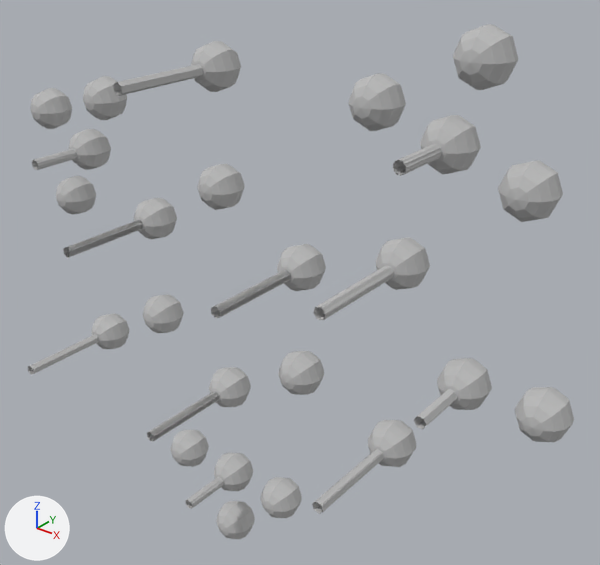
An edit to the glTF model backend/caffeine.glb, drawn before and after from the same camera.
One viewpoint serves both versions: a 50 mm lens placed at (8.42, -4.8, 3.34), pointed at (4.44, 0.18, 0.25). The axes (+X, +Y, +Z) are drawn at lower left. The lights are the same throughout. Vertices at the same position are counted once.

Names of what the first picture shows: 'Node'.
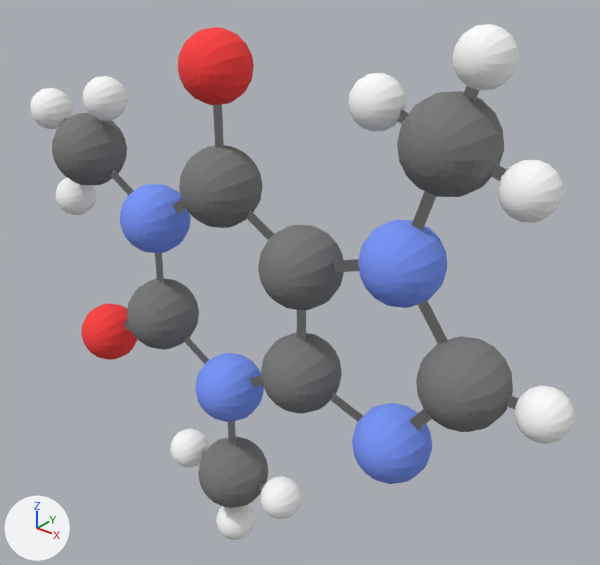
Location of each change, [x1, y1, x2, y2] in pixels of the pictures (600 x 565 px):
'Node', reshaped: before [28, 24, 574, 539]; after [30, 24, 574, 540]
part 1 of me_node_mesh, added (red): after [178, 27, 254, 105]
part 2 of me_node_mesh, added (red): after [82, 303, 138, 360]
part 3 of me_node_mesh, added (blue): after [195, 353, 264, 422]
part 4 of me_node_mesh, added (blue): after [358, 220, 447, 308]
part 5 of me_node_mesh, added (blue): after [120, 184, 191, 253]
part 6 of me_node_mesh, added (blue): after [352, 403, 432, 484]
part 7 of me_node_mesh, added: after [258, 225, 344, 310]
part 8 of me_node_mesh, added: after [261, 333, 342, 414]
part 9 of me_node_mesh, added: after [179, 145, 263, 228]
part 10 of me_node_mesh, added: after [127, 279, 199, 350]
part 11 of me_node_mesh, added: after [198, 436, 268, 508]
part 12 of me_node_mesh, added: after [397, 91, 504, 197]
part 13 of me_node_mesh, added: after [52, 113, 127, 185]
part 14 of me_node_mesh, added: after [416, 336, 513, 432]
part 15 of me_node_mesh, deleted: before [69, 41, 492, 491]
part 16 of me_node_mesh, built on: before [28, 64, 457, 514]; after [30, 24, 574, 540]

The change, as a list of edits to the scene's bpy script:
```text
Change me_node_mesh:
    remove me_node_mesh.from_pydata(...)  # 1696 vertices, 2980 faces; spans x 1.26..6.95, y -1.0..0.2, z -2.82..2.54
    remove me_node_mesh.materials.append(mat_default)  # grey #bcbcbc
    add me_node_mesh.from_pydata(...)  # 6050 vertices, 11952 faces; spans x 1.26..6.95, y -0.35..0.35, z -2.82..2.54
    me_node_mesh part 1: a new loose piece, a UV sphere (16 segments, 16 rings, poles along y) spanning x 3.43..4.03, y -0.3..0.3, z 1.7..2.3, in mat_o (red #ff3f3f)
    me_node_mesh part 2: a new loose piece, a UV sphere (16 segments, 16 rings, poles along y) spanning x 1.7..2.3, y -0.3..0.3, z -1.3..-0.7, in mat_o (red #ff3f3f)
    me_node_mesh part 3: a new loose piece, a UV sphere (16 segments, 16 rings, poles along y) spanning x 3.41..4.06, y -0.32..0.32, z -1.33..-0.68, in mat_n (blue #7997fc)
    me_node_mesh part 4: a new loose piece, a UV sphere (16 segments, 16 rings, poles along y) spanning x 5.22..5.87, y -0.32..0.32, z 0.48..1.13, in mat_n (blue #7997fc)
    me_node_mesh part 5: a new loose piece, a UV sphere (16 segments, 16 rings, poles along y) spanning x 2.54..3.19, y -0.32..0.32, z 0.17..0.82, in mat_n (blue #7997fc)
    me_node_mesh part 6: a new loose piece, a UV sphere (16 segments, 16 rings, poles along y) spanning x 5.22..5.87, y -0.32..0.32, z -1.13..-0.48, in mat_n (blue #7997fc)
    me_node_mesh part 7: a new loose piece, a UV sphere (16 segments, 16 rings, poles along y) spanning x 4.25..4.95, y -0.35..0.35, z 0.15..0.85, in mat_c (grey #7c7c7c)
    me_node_mesh part 8: a new loose piece, a UV sphere (16 segments, 16 rings, poles along y) spanning x 4.25..4.95, y -0.35..0.35, z -0.85..-0.15, in mat_c (grey #7c7c7c)
    me_node_mesh part 9: a new loose piece, a UV sphere (16 segments, 16 rings, poles along y) spanning x 3.38..4.08, y -0.35..0.35, z 0.65..1.35, in mat_c (grey #7c7c7c)
    me_node_mesh part 10: a new loose piece, a UV sphere (16 segments, 16 rings, poles along y) spanning x 2.52..3.22, y -0.35..0.35, z -0.85..-0.15, in mat_c (grey #7c7c7c)
    me_node_mesh part 11: a new loose piece, a UV sphere (16 segments, 16 rings, poles along y) spanning x 3.38..4.08, y -0.35..0.35, z -2.35..-1.65, in mat_c (grey #7c7c7c)
    me_node_mesh part 12: a new loose piece, a UV sphere (16 segments, 16 rings, poles along y) spanning x 5.51..6.2, y -0.35..0.35, z 1.41..2.11, in mat_c (grey #7c7c7c)
    me_node_mesh part 13: a new loose piece, a UV sphere (16 segments, 16 rings, poles along y) spanning x 1.65..2.35, y -0.35..0.35, z 0.65..1.35, in mat_c (grey #7c7c7c)
    me_node_mesh part 14: a new loose piece of 267 vertices spanning x 5.78..6.48, y -0.35..0.35, z -0.35..0.35, in mat_c (grey #7c7c7c)
    me_node_mesh part 15: 14 loose pieces with 825 vertices, spanning x 1.8..6.33, y -0.2..0.2, z -2.2..2.2, are deleted
    me_node_mesh part 16: 248 vertices removed from x 1.95..6.18, y -1.0..0.0, z -2.05..2.05; 2014 vertices added at x 1.27..6.94, y -0.2..0.2, z -2.82..2.54
    add me_node_mesh.materials.append(mat_o)  # red #ff3f3f
    add me_node_mesh.materials.append(mat_n)  # blue #7997fc
    add me_node_mesh.materials.append(mat_c)  # grey #7c7c7c
    add me_node_mesh.materials.append(mat_h)  # white #ffffff
    add me_node_mesh.materials.append(mat_bond)  # white #efefef
```
